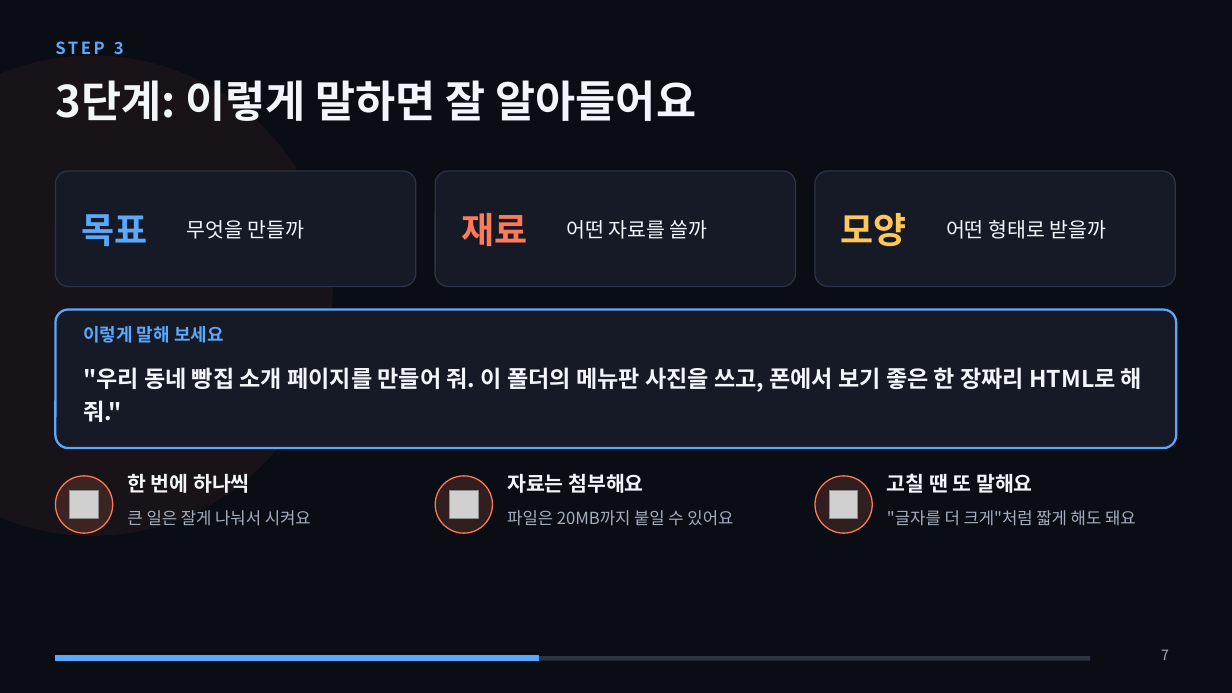
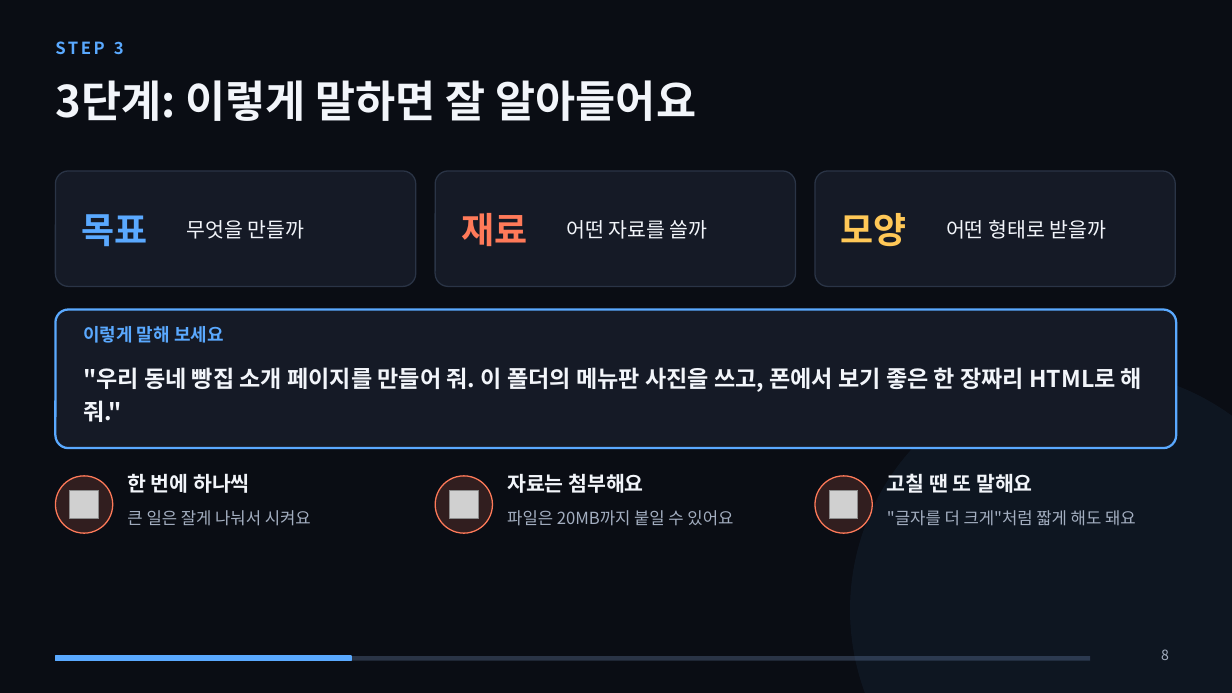
Before and after one commit to metaluca27/huhsame-script, a slide deck: slide 8 of docs/강의/안티그라비티_입문/안티그라비티_입문_강의.pptx (slide 7 before the commit). Drawn at 1232x693 pixels with LibreOffice and Linux fonts; fonts in the diff are those of the drawing; grey boxes stand for pictures. Boxes give left, top, right and bottom in pixels: in the first picture for what was removed or moved away, otherwise in the second. Text is boxed around its words. In the diff, an @@ line names an element or a change of style, - is before the commit and + after.

```diff
--- a/docs/강의/안티그라비티_입문/안티그라비티_입문_강의.pptx
+++ b/docs/강의/안티그라비티_입문/안티그라비티_입문_강의.pptx
@@ ellipse: place and size @@
-ellipse at bbox=[0, 55, 333, 536]
+ellipse at bbox=[850, 370, 1232, 693]
@@ ellipse at bbox=[850, 370, 1232, 693]: fill #FF7A59 at 6% opacity to #5AA9FF at 6% opacity @@
@@ rectangle: place and size @@
-rectangle at bbox=[55, 656, 539, 661]
+rectangle at bbox=[55, 656, 351, 661]
@@ page number at bbox=[1161, 649, 1169, 660]: text changed @@
-7
+8
```
Also in this commit, not shown: 13 other slides changed, 13 slides added, 13 other files.
